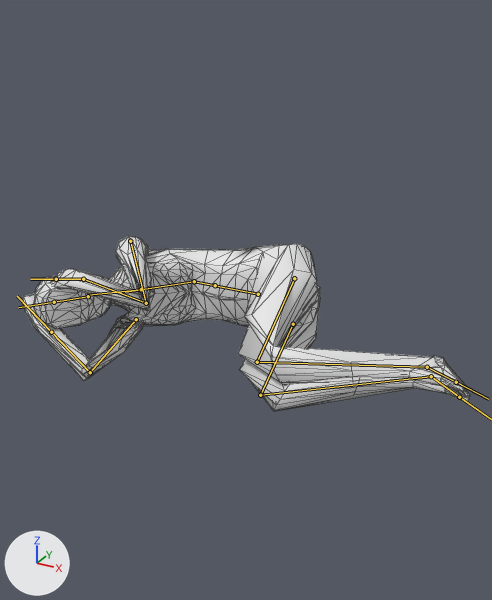
An edit to the FBX model Assets/Models/HG_Models/Mannequin.fbx, drawn before and after from the same camera.
Camera for both pictures: a camera (50 mm lens) standing at (2.57, -4.68, 2.64) and looking at (0.17, -0.32, 0.46). Every picture has the same lights, and +X, +Y and +Z are marked at lower left. Both versions are drawn at frame 1 of the action 'MannequinFetal'; the numbers are the values there. The bones that bend it are drawn over the model as lines. Mesh edges are drawn as thin lines.
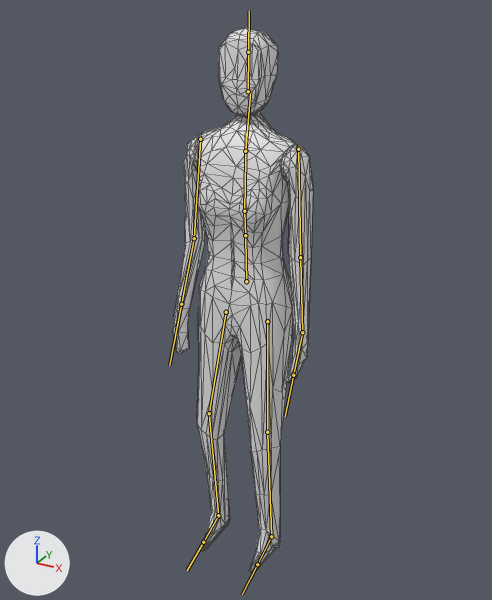
What differs and where, as boxes (x1, y1, x2, y2) in the pictures (492 x 600 px):
'Cube.001', posed (69% narrower, 211% taller)
    before: (22, 236, 470, 411)
    after: (173, 27, 313, 573)
bone 'Waist', root to tip
    before: (258, 294) to (217, 286)
    after: (246, 281) to (245, 237)
bone 'Chest', root to tip
    before: (194, 281) to (125, 292)
    after: (244, 211) to (246, 133)
bone 'Arm.R', root to tip
    before: (130, 241) to (146, 303)
    after: (298, 149) to (300, 257)
bone 'ForeArm.R', root to tip
    before: (146, 303) to (83, 279)
    after: (300, 257) to (302, 332)
bone 'Bone.010', root to tip
    before: (83, 279) to (56, 279)
    after: (302, 332) to (293, 375)
bone 'Arm.L', root to tip
    before: (136, 319) to (90, 372)
    after: (200, 139) to (194, 238)
bone 'ForeArm.L', root to tip
    before: (90, 372) to (51, 332)
    after: (194, 238) to (181, 304)
bone 'Thigh.R', root to tip
    before: (294, 278) to (257, 362)
    after: (267, 321) to (267, 432)
bone 'Calf.R', root to tip
    before: (257, 362) to (427, 367)
    after: (267, 432) to (271, 536)
bone 'Thigh.L', root to tip
    before: (293, 324) to (260, 395)
    after: (226, 312) to (209, 413)
bone 'Calf.L', root to tip
    before: (260, 395) to (431, 376)
    after: (209, 413) to (218, 515)

The change, as a diff of the scene's bpy script:
```diff
--- a/Assets/Models/HG_Models/Mannequin.fbx.py
+++ b/Assets/Models/HG_Models/Mannequin.fbx.py
@@ bone_waist @@
 bone_waist = bpy.data.objects['Armature'].pose.bones['Waist']
-bone_waist.location = (0.27, -0.22, 0.01)
-bone_waist.rotation_quaternion = (0.708, 0.0, 0.03, 0.706)  # degrees (2, 2, 90)
+bone_waist.location = (0.0, 0.0, 0.0)
+bone_waist.rotation_quaternion = (1.0, 0.0, 0.0, 0.0)  # degrees (0, 0, 0)
@@ bone_chest @@
 bone_chest = bpy.data.objects['Armature'].pose.bones['Chest']  # child of 'Stomach'
-bone_chest.rotation_quaternion = (0.892, 0.451, 0.001, 0.0)  # degrees (54, 0, 0)
+bone_chest.rotation_quaternion = (1.0, 0.0, 0.0, 0.0)  # degrees (0, 0, 0)
@@ bone_arm_r @@
 bone_arm_r = bpy.data.objects['Armature'].pose.bones['Arm.R']  # child of 'Chest'
-bone_arm_r.rotation_quaternion = (0.639, 0.75, 0.171, 0.01)  # degrees (101, 12, 16)
+bone_arm_r.rotation_quaternion = (1.0, 0.0, 0.0, 0.0)  # degrees (0, 0, 0)
@@ bone_forearm_r @@
 bone_forearm_r = bpy.data.objects['Armature'].pose.bones['ForeArm.R']  # child of 'Arm.R'
-bone_forearm_r.rotation_quaternion = (0.422, 0.9, -0.107, 0.005)  # degrees (130, -6, -11)
+bone_forearm_r.rotation_quaternion = (1.0, 0.0, 0.0, 0.0)  # degrees (0, 0, 0)
@@ bone_bone_010 @@
 bone_bone_010 = bpy.data.objects['Armature'].pose.bones['Bone.010']  # child of 'ForeArm.R'
-bone_bone_010.rotation_quaternion = (0.996, -0.034, -0.026, -0.081)  # degrees (-4, -3, -9)
+bone_bone_010.rotation_quaternion = (1.0, 0.0, 0.0, 0.0)  # degrees (0, 0, 0)
@@ bone_arm_l @@
 bone_arm_l = bpy.data.objects['Armature'].pose.bones['Arm.L']  # child of 'Chest'
-bone_arm_l.location = (-0.36, -0.03, 0.0)
-bone_arm_l.rotation_quaternion = (0.435, 0.898, 0.069, -0.004)  # degrees (129, 4, 7)
+bone_arm_l.location = (0.0, 0.0, 0.0)
+bone_arm_l.rotation_quaternion = (1.0, 0.0, 0.0, 0.0)  # degrees (0, 0, 0)
@@ bone_forearm_l @@
 bone_forearm_l = bpy.data.objects['Armature'].pose.bones['ForeArm.L']  # child of 'Arm.L'
-bone_forearm_l.rotation_quaternion = (0.535, 0.836, 0.004, 0.124)  # degrees (114, -12, 8)
+bone_forearm_l.rotation_quaternion = (1.0, 0.0, 0.0, 0.0)  # degrees (0, 0, 0)
@@ bone_thigh_r @@
 bone_thigh_r = bpy.data.objects['Armature'].pose.bones['Thigh.R']  # child of 'Waist'
-bone_thigh_r.rotation_quaternion = (0.802, 0.581, 0.073, -0.118)  # degrees (71, 15, -6)
+bone_thigh_r.rotation_quaternion = (1.0, 0.0, 0.0, 0.0)  # degrees (0, 0, 0)
@@ bone_calf_r @@
 bone_calf_r = bpy.data.objects['Armature'].pose.bones['Calf.R']  # child of 'Thigh.R'
-bone_calf_r.rotation_quaternion = (0.586, -0.761, -0.274, 0.061)  # degrees (-108, -13, 30)
+bone_calf_r.rotation_quaternion = (1.0, 0.0, 0.0, 0.0)  # degrees (0, 0, 0)
@@ bone_thigh_l @@
 bone_thigh_l = bpy.data.objects['Armature'].pose.bones['Thigh.L']  # child of 'Waist'
-bone_thigh_l.rotation_quaternion = (0.828, 0.558, 0.054, -0.009)  # degrees (68, 6, 3)
+bone_thigh_l.rotation_quaternion = (1.0, 0.0, 0.0, 0.0)  # degrees (0, 0, 0)
@@ bone_calf_l @@
 bone_calf_l = bpy.data.objects['Armature'].pose.bones['Calf.L']  # child of 'Thigh.L'
-bone_calf_l.rotation_quaternion = (0.624, -0.782, 0.0, 0.0)  # degrees (-103, 0, 0)
+bone_calf_l.rotation_quaternion = (1.0, 0.0, 0.0, 0.0)  # degrees (0, 0, 0)
```
